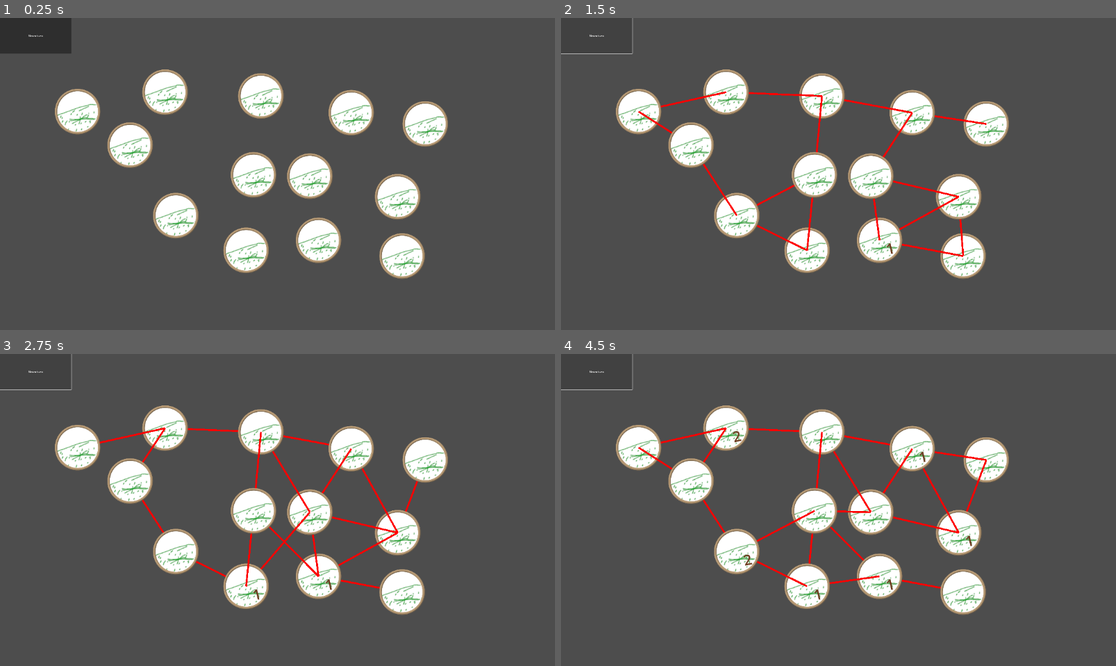
Above: before the commit, frames 1-4 (two rows, left to right).
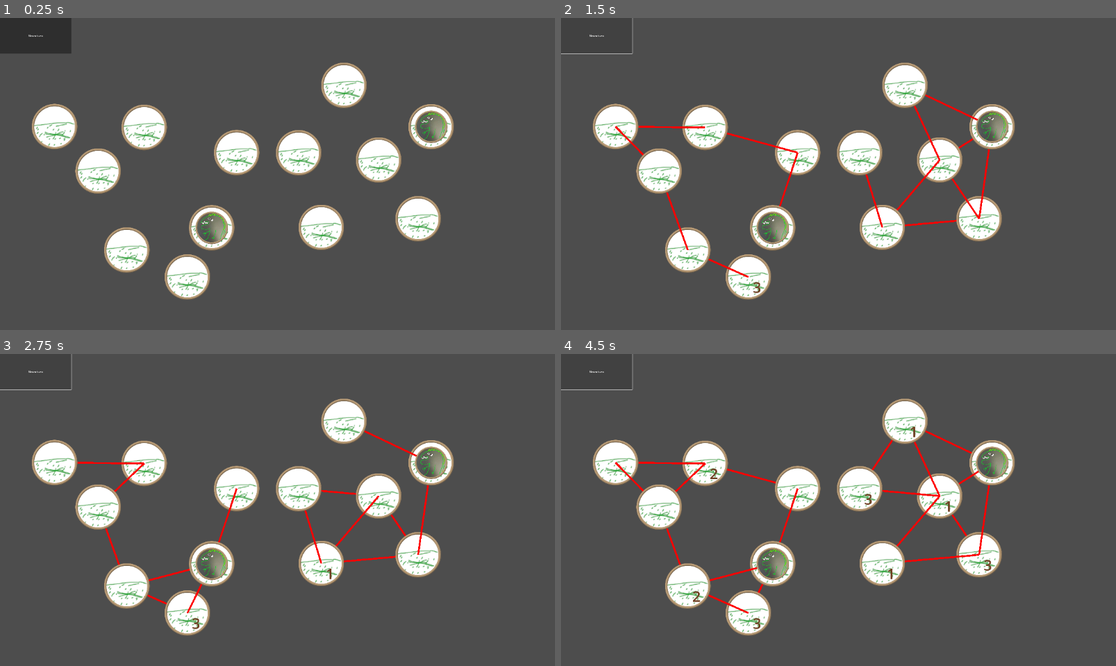
Above: after the commit, the same moments.

Repository: niebarkol/dinozaury
Game: Godot game, scene res://sceny/poziom.tscn
Two runs of this game, one before a commit and one after it. Both use one fixed random seed, a clock stepped at 60 frames per second and the inputs below.
Inputs:
- Up to frame 1 (0.25 s): no input
- Up to frame 2 (1.5 s): click "Nowa tura" at 0.5 s; click "Nowa tura" at 1.25 s
- Up to frame 3 (2.75 s): click "Nowa tura" at 2 s
- Up to frame 4 (4.5 s): tap Enter at 2.75, 4.25 s; tap Space at 3.5 s

The runs differ from the first frame. In frame 1, 20% of the frame differs, in the area x 5-82%, y 14-91%; in frame 2, 21%; in frame 3, 21%; in frame 4, 21%.

Commit message:
Zrobiono łączący się graf i początek dinozaurów

Diff:
--- /dev/null
+++ b/sceny/dinozaur.gd
@@ -0,0 +1,15 @@
+class_name Dinozaur
+extends Node
+
+var aktualne_siedlisko: Siedlisko
+var potęga:= 0
+
+
+# Called when the node enters the scene tree for the first time.
+func _ready():
+	pass # Replace with function body.
+
+
+# Called every frame. 'delta' is the elapsed time since the previous frame.
+func _process(delta):
+	pass
--- /dev/null
+++ b/sceny/dinozaur.tscn
@@ -0,0 +1,11 @@
+[gd_scene load_steps=3 format=3 uid="uid://cooi1widl5qpd"]
+
+[ext_resource type="Script" path="res://sceny/dinozaur.gd" id="1_avhre"]
+[ext_resource type="Texture2D" uid="uid://rj33alldrir3" path="res://assets/zly_dinozaur.png" id="2_jq5pk"]
+
+[node name="Dinozaur" type="Node2D"]
+script = ExtResource("1_avhre")
+
+[node name="Sprite2D" type="Sprite2D" parent="."]
+scale = Vector2(0.711914, 0.711914)
+texture = ExtResource("2_jq5pk")
--- a/sceny/poziom.gd
+++ b/sceny/poziom.gd
@@ -3,7 +3,13 @@
 
 # Called when the node enters the scene tree for the first time.
 func _ready():
-	pass # Replace with function body.
+	for dinozaur in $Dinozaury.get_children():
+		if dinozaur is Dinozaur:
+			var siedlisko: Siedlisko = $Siedliska.get_children().pick_random()
+			while siedlisko.zasiedlajacy_dinozaur != null:
+				siedlisko = $Siedliska.get_children().pick_random()
+			siedlisko.zasiedlajacy_dinozaur = dinozaur
+			dinozaur.position = siedlisko.position
 
 
 # Called every frame. 'delta' is the elapsed time since the previous frame.
--- a/sceny/poziom.tscn
+++ b/sceny/poziom.tscn
@@ -1,35 +1,35 @@
-[gd_scene load_steps=3 format=3 uid="uid://ddgpm8vr5ccsj"]
+[gd_scene load_steps=4 format=3 uid="uid://ddgpm8vr5ccsj"]
 
 [ext_resource type="Script" path="res://sceny/poziom.gd" id="1_o63w6"]
 [ext_resource type="PackedScene" uid="uid://cjghlsm8do6m" path="res://sceny/siedlisko.tscn" id="1_rb3rh"]
+[ext_resource type="PackedScene" uid="uid://cooi1widl5qpd" path="res://sceny/dinozaur.tscn" id="3_fmwgc"]
 
 [node name="Node2D" type="Node2D"]
 scale = Vector2(0.37, 0.37)
 script = ExtResource("1_o63w6")
 
 [node name="Siedliska" type="Node2D" parent="."]
-rotation = -0.226893
 
 [node name="Siedlisko14" parent="Siedliska" instance=ExtResource("1_rb3rh")]
-position = Vector2(1897.78, 1809.46)
+position = Vector2(2345.95, 1127.03)
 
 [node name="Siedlisko13" parent="Siedliska" instance=ExtResource("1_rb3rh")]
-position = Vector2(2191.12, 1116.27)
+position = Vector2(2418.92, 610.811)
 
 [node name="Siedlisko12" parent="Siedliska" instance=ExtResource("1_rb3rh")]
-position = Vector2(1948.48, 1479.57)
+position = Vector2(2124.32, 797.297)
 
 [node name="Siedlisko11" parent="Siedliska" instance=ExtResource("1_rb3rh")]
-position = Vector2(1460.58, 1618.19)
+position = Vector2(1802.7, 1175.68)
 
 [node name="Siedlisko10" parent="Siedliska" instance=ExtResource("1_rb3rh")]
-position = Vector2(1800.58, 961.557)
+position = Vector2(1929.73, 378.378)
 
 [node name="Siedlisko9" parent="Siedliska" instance=ExtResource("1_rb3rh")]
-position = Vector2(1494.13, 1256.24)
+position = Vector2(1675.68, 756.757)
 
 [node name="Siedlisko8" parent="Siedliska" instance=ExtResource("1_rb3rh")]
-position = Vector2(1052.08, 1581.52)
+position = Vector2(1051.35, 1454.05)
 
 [node name="Siedlisko7" parent="Siedliska" instance=ExtResource("1_rb3rh")]
 position = Vector2(1327.94, 755.984)
@@ -49,6 +49,12 @@
 [node name="Siedlisko2" parent="Siedliska" instance=ExtResource("1_rb3rh")]
 position = Vector2(550.851, 859.508)
 
+[node name="Dinozaury" type="Node2D" parent="."]
+
+[node name="Dinozaur" parent="Dinozaury" instance=ExtResource("3_fmwgc")]
+
+[node name="Dinozaur2" parent="Dinozaury" instance=ExtResource("3_fmwgc")]
+
 [node name="Button" type="Button" parent="."]
 offset_right = 400.0
 offset_bottom = 200.0
--- a/sceny/siedlisko.gd
+++ b/sceny/siedlisko.gd
@@ -5,6 +5,7 @@
 var linie: CanvasGroup
 var klikalny: bool
 var zdobycz:= 0
+var zasiedlajacy_dinozaur: Dinozaur
 
 signal nowa_tura
 signal nawiazane_polaczenie(partner: Siedlisko)
@@ -31,7 +32,7 @@
 			queue_redraw()
 
 
-	if zdobycz == 0:
+	if zdobycz == 0 and zasiedlajacy_dinozaur == null:
 		if not randi_range(0, 10):
 			zdobycz = randi_range(1, 3)
 	elif not randi_range(0, 7):
Binary file added: assets/zly_dinozaur.png
Not shown, added: assets/zly_dinozaur.png.import
